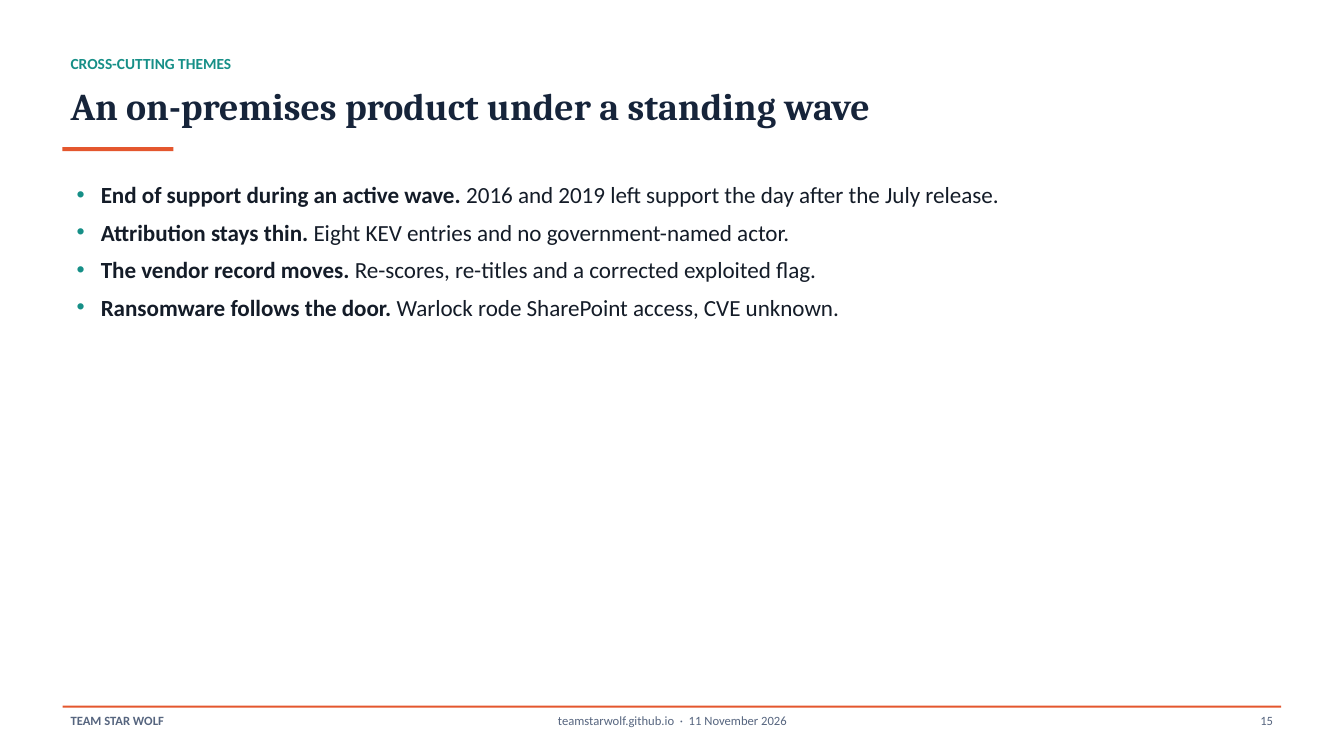
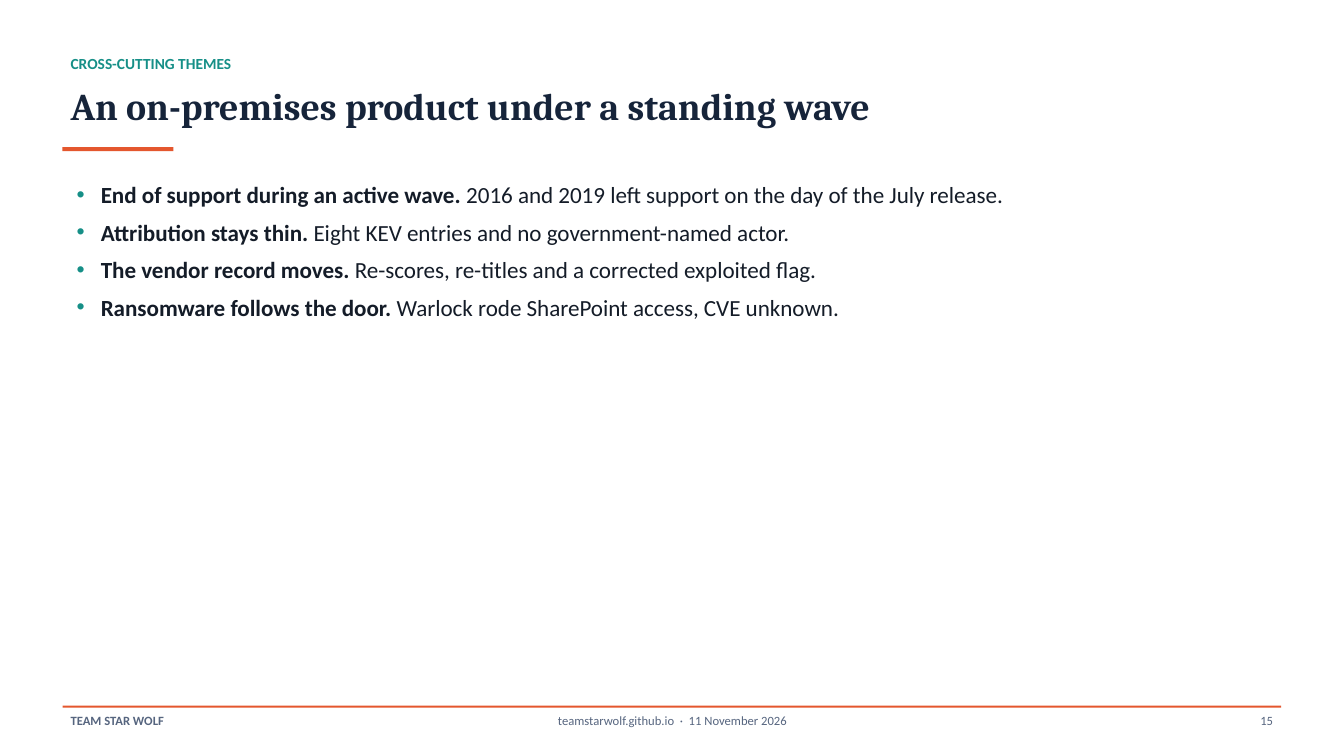
Before and after one commit to TeamStarWolf/TeamStarWolf, a slide deck: slide 15 of case-studies/slides/SharePoint_2026_Exploitation_Case_Study.pptx. Drawn at 1344x756 pixels with LibreOffice and Linux fonts; fonts in the diff are those of the drawing. Boxes give left, top, right and bottom in pixels: in the first picture for what was removed or moved away, otherwise in the second. Text is boxed around its words. In the diff, an @@ line names an element or a change of style, - is before the commit and + after.

```diff
--- a/case-studies/slides/SharePoint_2026_Exploitation_Case_Study.pptx
+++ b/case-studies/slides/SharePoint_2026_Exploitation_Case_Study.pptx
@@ text at [101,186,1003,207]: text changed @@
-• End of support during an active wave. 2016 and 2019 left support the day after the July release.
+• End of support during an active wave. 2016 and 2019 left support on the day of the July release.
```
Also in this commit, not shown: 3 other slides changed, 7 other files.
